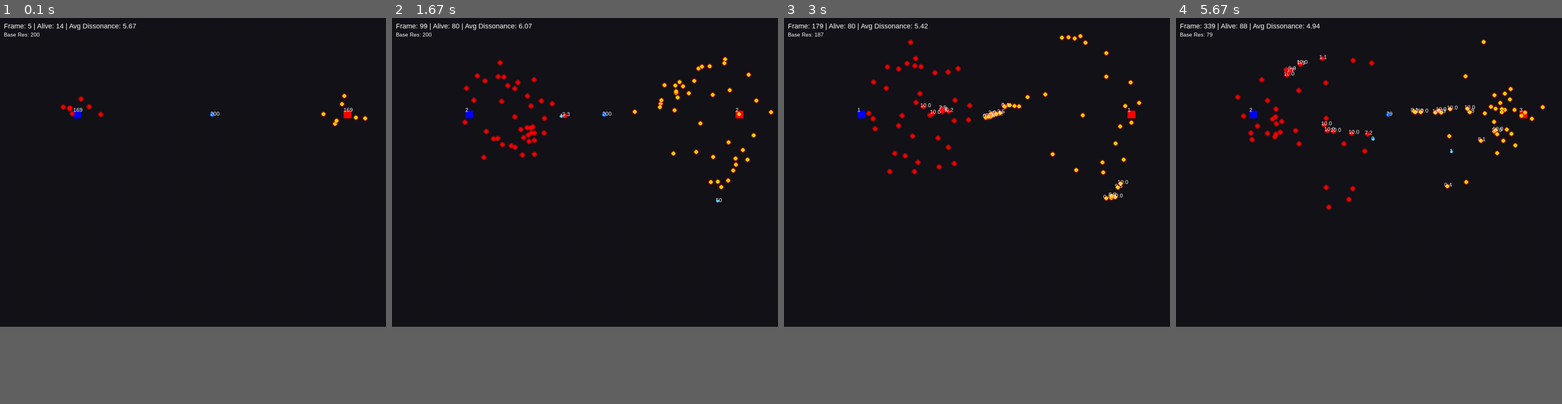
Above: before the commit, frames 1-4 (left to right).
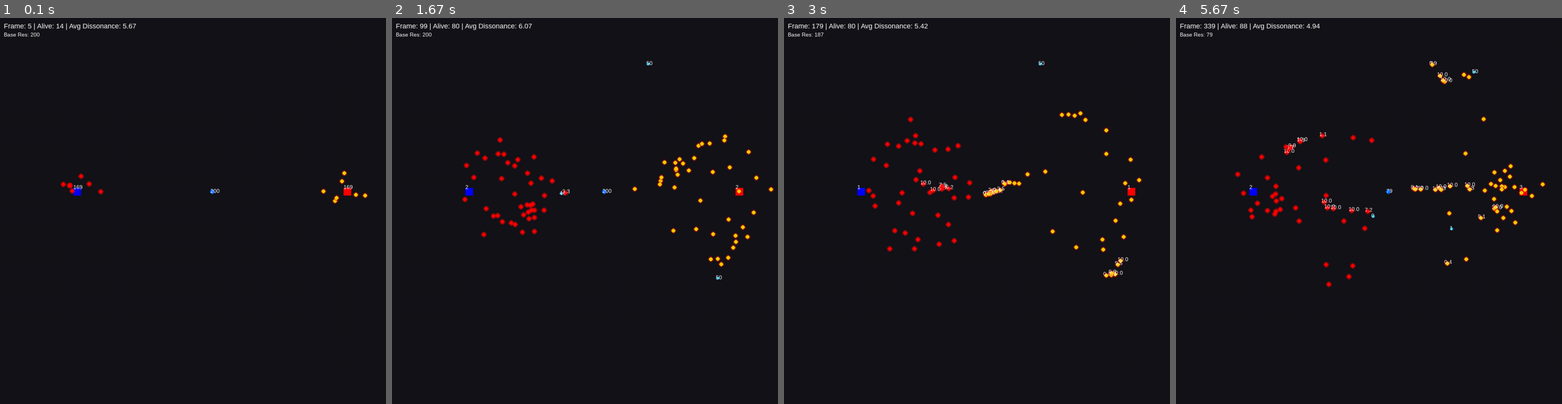
Above: after the commit, the same moments.

Repository: Christophe-RCC/manifeste-mrcc-conscience-dissonance-systeme
Game: pygame game, started from Code-python/Emergent_behavior_via_physics_V1_pygame.py
Same seed, same stepped clock (60 frames per second), same inputs: the game is played once before the commit and once after it.
Inputs:
- Up to frame 1 (0.1 s): no input
- Up to frame 2 (1.67 s): no input
- Up to frame 3 (3 s): no input
- Up to frame 4 (5.67 s): no input
In our replay, the window is 900x720 before the commit and 900x900 after it. These sizes can differ from the game's own. Grey fills any space a smaller window leaves; there, only what the larger window draws over its background counts as a difference.

The runs differ from the first frame. In frame 1, 0.7% of the frame differs, in the area x 15-96%, y 19-49%; in frame 2, 2.7%; in frame 3, 2.7%; in frame 4, 3.1%, in the area x 15-96%, y 5-70%.

Commit message:
Update Emergent_behavior_via_physics_V1_pygame.py
fixed bug with synthaxe
modified "height"

Diff:
--- a/Code-python/Emergent_behavior_via_physics_V1_pygame.py
+++ b/Code-python/Emergent_behavior_via_physics_V1_pygame.py
@@ -9,7 +9,7 @@
 # CONFIGURATION DE LA FENÊTRE ET DU TEMPS
 # ==============================================================================
 pygame.init()
-WIDTH, HEIGHT = 1000, 800
+WIDTH, HEIGHT = 1000, 1000
 screen = pygame.display.set_mode((WIDTH, HEIGHT))
 pygame.display.set_caption("MRCC v4.0 - Pygame Edition (Infinite Universe)")
 clock = pygame.time.Clock()
@@ -42,7 +42,7 @@
 RESOURCE_COST_GENERATION = 5.0    # Coût en ressources pour créer un nouvel agent
 RESOURCE_DEPLETION_RATE_BASE = 0.02 # Taux de dégradation naturelle des ressources de la base
 MAX_AGENTS_PER_BASE = 100           # Nombre maximal d'agents supportés par une base
-RESOURCE_SPAWN_RATE = 0.1        # Probabilité d'apparition d'une nouvelle ressource secondaire
+RESOURCE_SPAWN_RATE = 0.5        # Probabilité d'apparition d'une nouvelle ressource secondaire
 MAX_SUB_RESOURCES = 50             # Nombre maximum de ressources secondaires actives
 D_THRESHOLD = 0.5                 # Seuil de dissonance critique (bascule en mode survie)
 MEMORY_DECAY = 0.05                # Taux d'effacement des traces de la mémoire collective
@@ -490,17 +490,28 @@
 
     # Dessiner les agents et leurs trajectoires
     for agent in agents:
+        # SÉCURITÉ : Vérifier que l'agent est actif et que ses coordonnées sont valides
+        if not agent.active:
+            continue
+
+        # Vérifier que x et y sont des nombres (int ou float)
+        if not isinstance(agent.x, (int, float)) or not isinstance(agent.y, (int, float)):
+            continue
+
+        pos = world_to_screen(agent.x, agent.y)
+
+        # Vérifier que pos est bien un tuple de deux nombres
+        if not (isinstance(pos, tuple) and len(pos) == 2 and all(isinstance(coord, (int, float)) for coord in pos)):
+            continue
+
         # Trajectoire (trace légère)
         if len(agent.history_x) > 1:
-            # Conversion de l'histoire en points écran
             pts = [world_to_screen(x, y) for x, y in zip(agent.history_x, agent.history_y)]
             if len(pts) > 1:
                 pygame.draw.lines(screen, agent.color, False, pts, 1)
 
         # Agent (cercle)
-        if agent.active:
-            pos = world_to_screen(agent.x, agent.y)
-            pygame.draw.circle(screen, agent.color, (pos[0], pos[1]), 5)
+        pygame.draw.circle(screen, agent.color, (pos[0], pos[1]), 5)
 
         # Inventaire
         if agent.inventory > 0.1:
@@ -509,7 +520,7 @@
 
         # Alert dissonance
         if agent.dissonance > agent.seuil_critique:
-            pygame.draw.circle(screen, (255, 0, 0), pos, 7, 1) # Anneau rouge
+            pygame.draw.circle(screen, (255, 0, 0), (pos[0], pos[1]), 7, 1) # Anneau rouge
 
     # Interface (HUD)
     hud_text = f"Frame: {frame} | Alive: {alive_count} | Avg Dissonance: {avg_d:.2f}"
